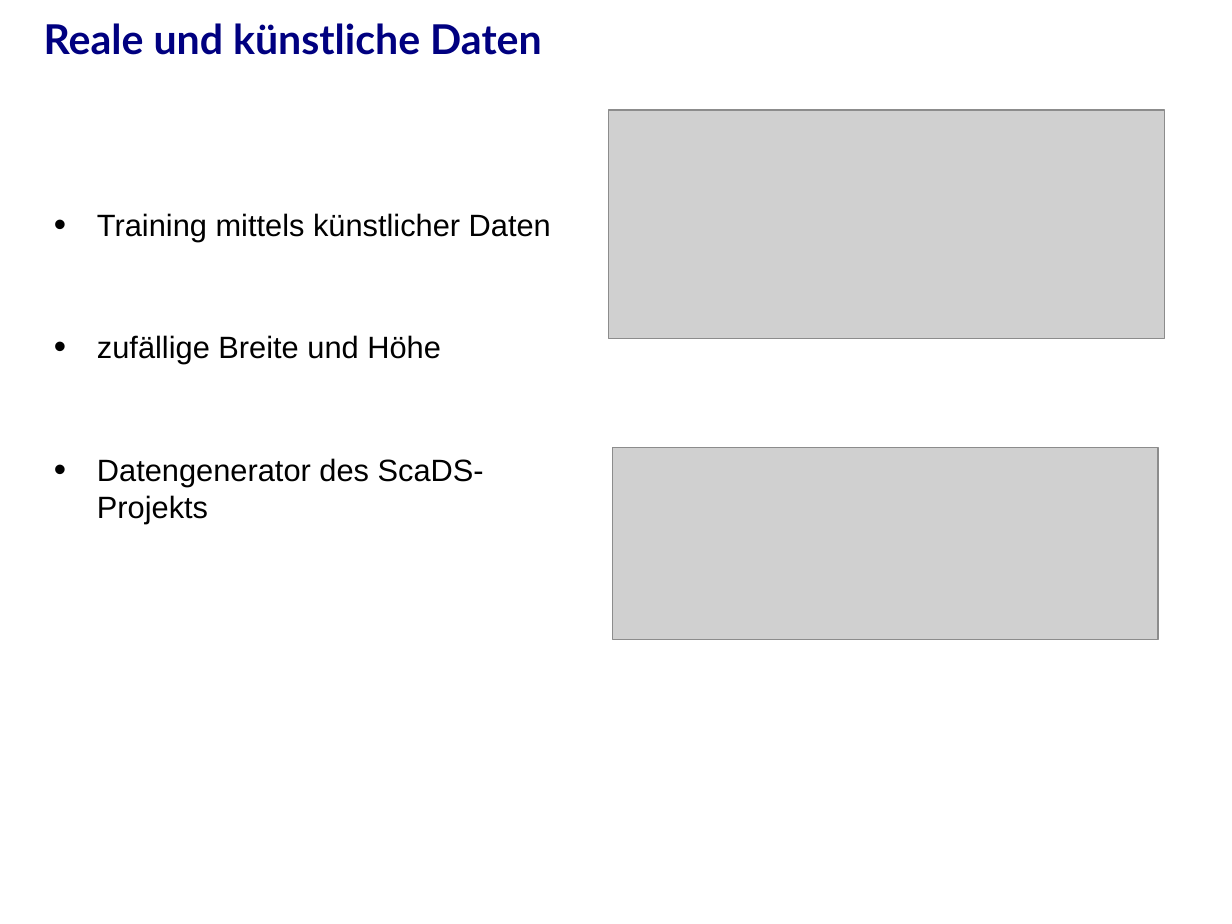
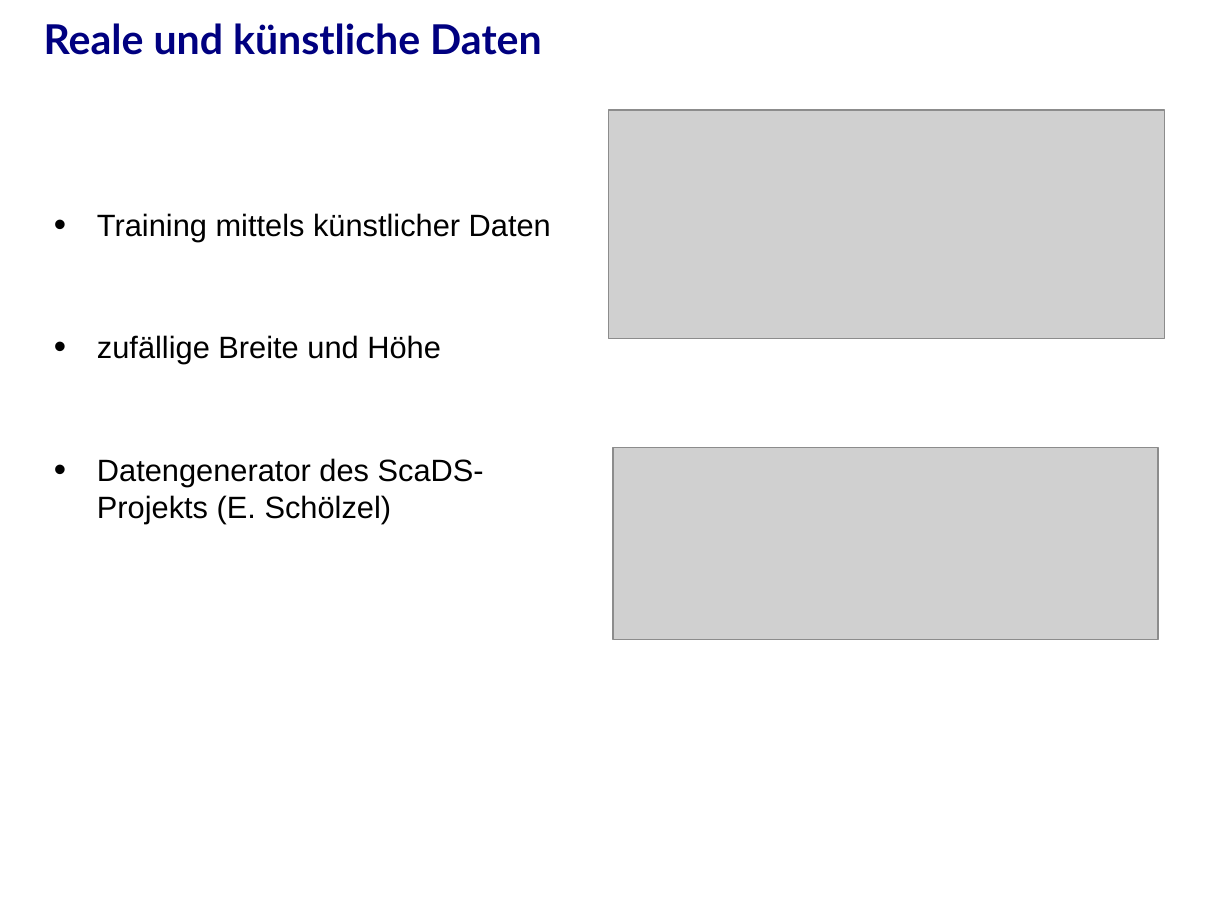
Before and after one commit to j-stephan/d960, a slide deck: slide 8 of presentation/presentation.odp (slide 7 before the commit). Drawn at 1232x924 pixels with LibreOffice and Linux fonts; fonts in the diff are those of the drawing; grey boxes stand for pictures; background and template pictures are left out. Boxes give left, top, right and bottom in pixels: in the first picture for what was removed or moved away, otherwise in the second. Text is boxed around its words. In the diff, an @@ line names an element or a change of style, - is before the commit and + after.

```diff
--- a/presentation/presentation.odp
+++ b/presentation/presentation.odp
@@ text at (x1=97, y1=458, x2=484, y2=523): text changed @@
-• Datengenerator des ScaDS-Projekts
+• Datengenerator des ScaDS-Projekts (E. Schölzel)
```
Also in this commit, not shown: 14 other slides changed, 7 slides added, 4 slides removed, 1 other file.
